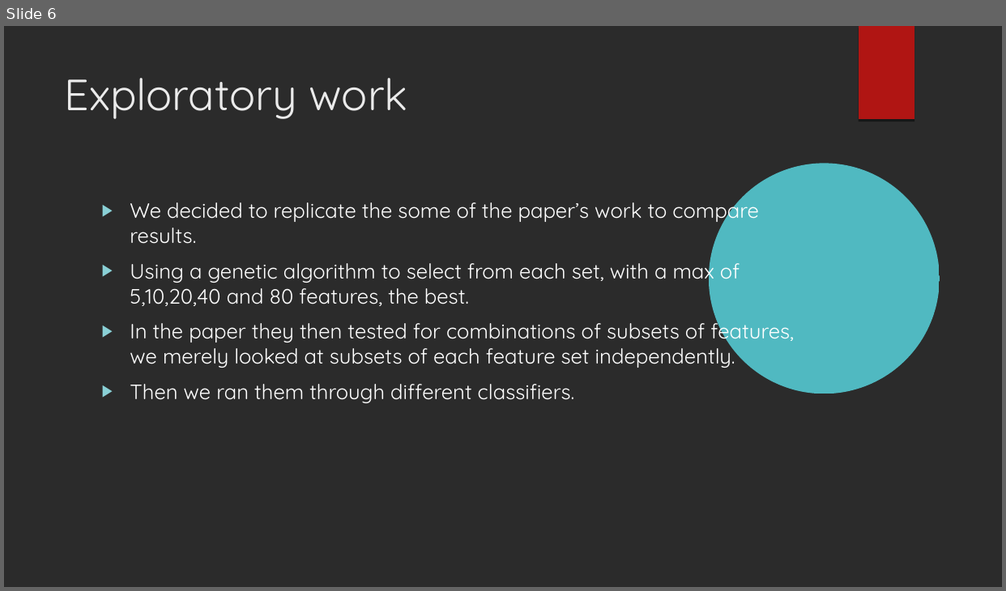
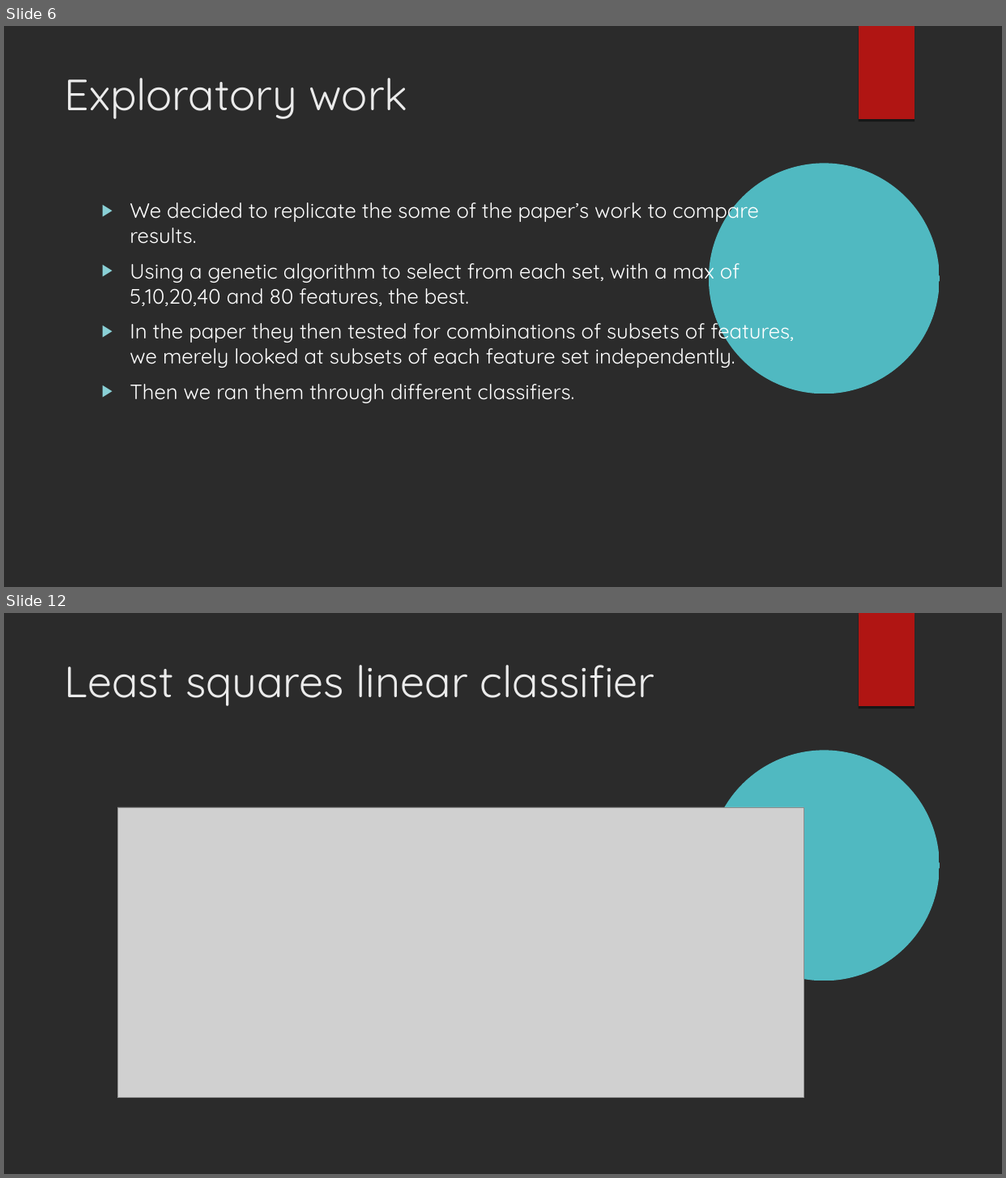
Before and after one commit to xaviersantos/dm, a slide deck: project_last/presentation.odp. Shown one above the other, each under a label of ours: slide 6 before the commit, slides 6 and 12 after it; the slides between them are not shown. The pictures are 1006x591 and 1006x1178 pixels, drawn with LibreOffice and Linux fonts; fonts in the diff are those of the drawing; grey boxes stand for pictures; background and template pictures are left out; a plain dark background stands for a picture behind light text. Boxes give left, top, right and bottom in pixels: in the first picture for what was removed or moved away, otherwise in the second. Text is boxed around its words. In the diff, an @@ line names an element or a change of style, - is before the commit and + after.

```diff
--- a/project_last/presentation.odp
+++ b/project_last/presentation.odp
@@ slide 12 added at bbox=[4, 613, 1002, 1174], background picture (left out); not listed: 2 template elements that a slide beside it also shows @@
@@ title added at bbox=[65, 665, 655, 706], 42 pt, text #EBEBEB @@
+Least squares linear classifier
@@ picture added at bbox=[117, 807, 804, 1098] @@
```
Also in this commit, not shown: 2 slides changed, 5 other slides added, 6 slides removed.
